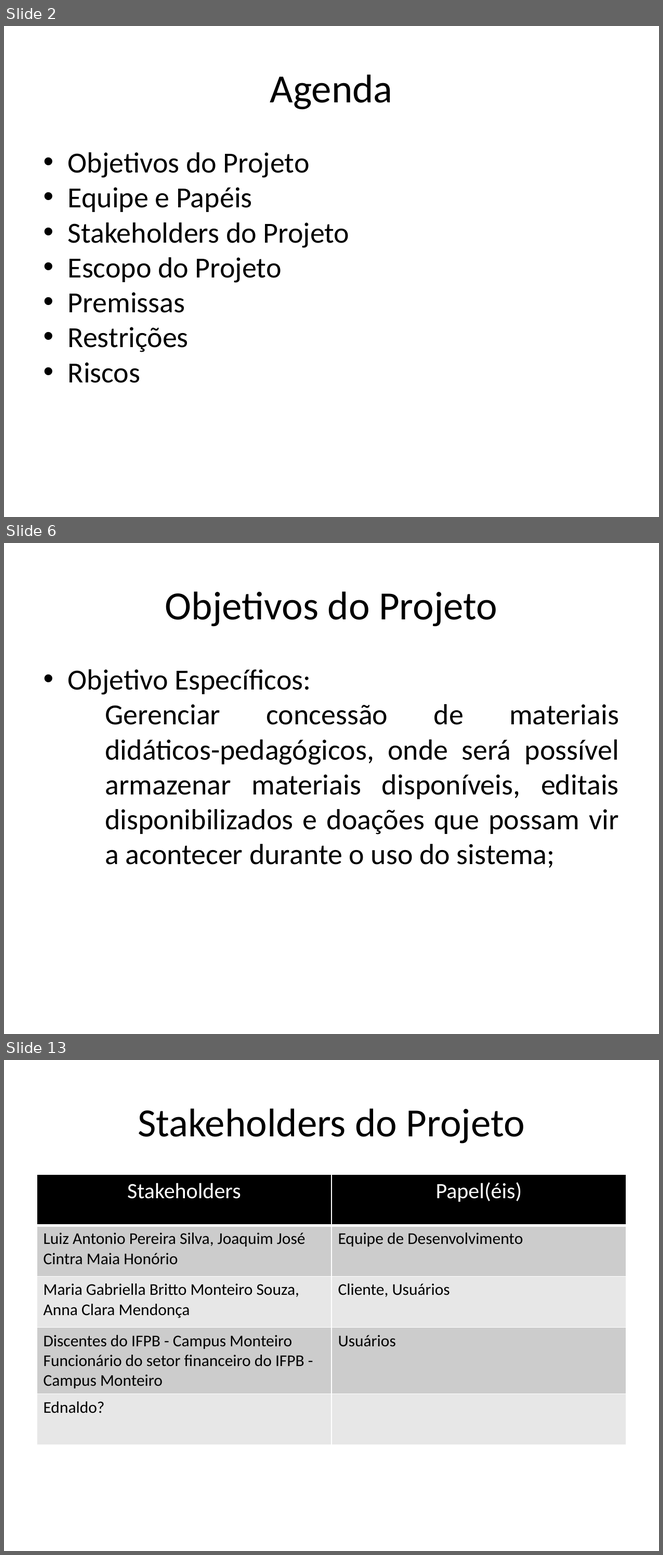
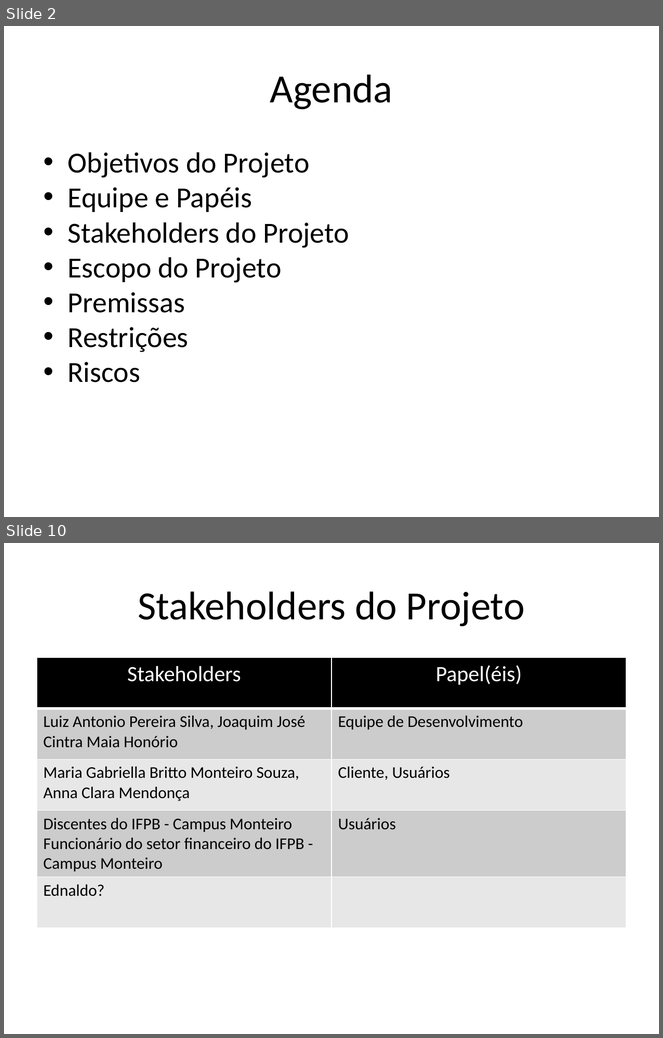
Before and after one commit to AjudeMais/ajudeMais-Projeto, a slide deck: Projeto-AjudeMais/000-Gerência de Projeto/PPJ-Plano de Projeto.pptx. Shown one above the other, each under a label of ours: slides 2, 6 and 13 before the commit, slides 2 and 10 after it; the slides between them are not shown. The pictures are 663x1555 and 663x1038 pixels, drawn with LibreOffice and Linux fonts; fonts in the diff are those of the drawing. Boxes give left, top, right and bottom in pixels: in the first picture for what was removed or moved away, otherwise in the second. Text is boxed around its words. In the diff, an @@ line names an element or a change of style, - is before the commit and + after.

Commit message:
parte plao de projeto

```diff
--- a/Projeto-AjudeMais/000-Gerência de Projeto/PPJ-Plano de Projeto.pptx
+++ b/Projeto-AjudeMais/000-Gerência de Projeto/PPJ-Plano de Projeto.pptx
@@ slide 6 removed at (x1=4, y1=543, x2=659, y2=1034), background #FFFFFF @@
@@ text removed at (x1=165, y1=591, x2=497, y2=627) @@
-Objetivos do Projeto
@@ text removed at (x1=68, y1=669, x2=619, y2=868) @@
-• Objetivo Específicos:
-  − Gerenciar concessão de materiais didáticos-pedagógicos, onde será possível armazenar materiais disponíveis, editais disponibilizados e doações que possam vir a acontecer durante o uso do sistema;
@@ what was slide 13 is now slide 10 @@
```
Also in this commit, not shown: 6 slides changed, 2 slides added, 4 other slides removed, 1 other file.
